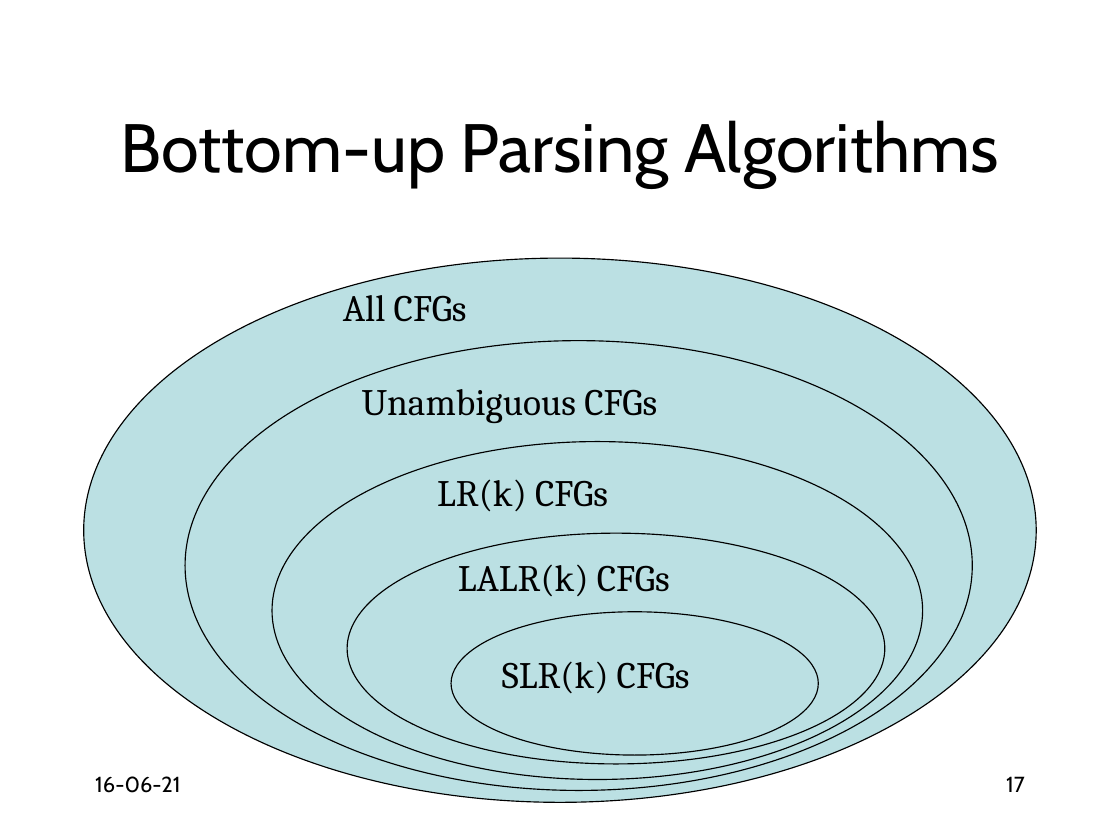
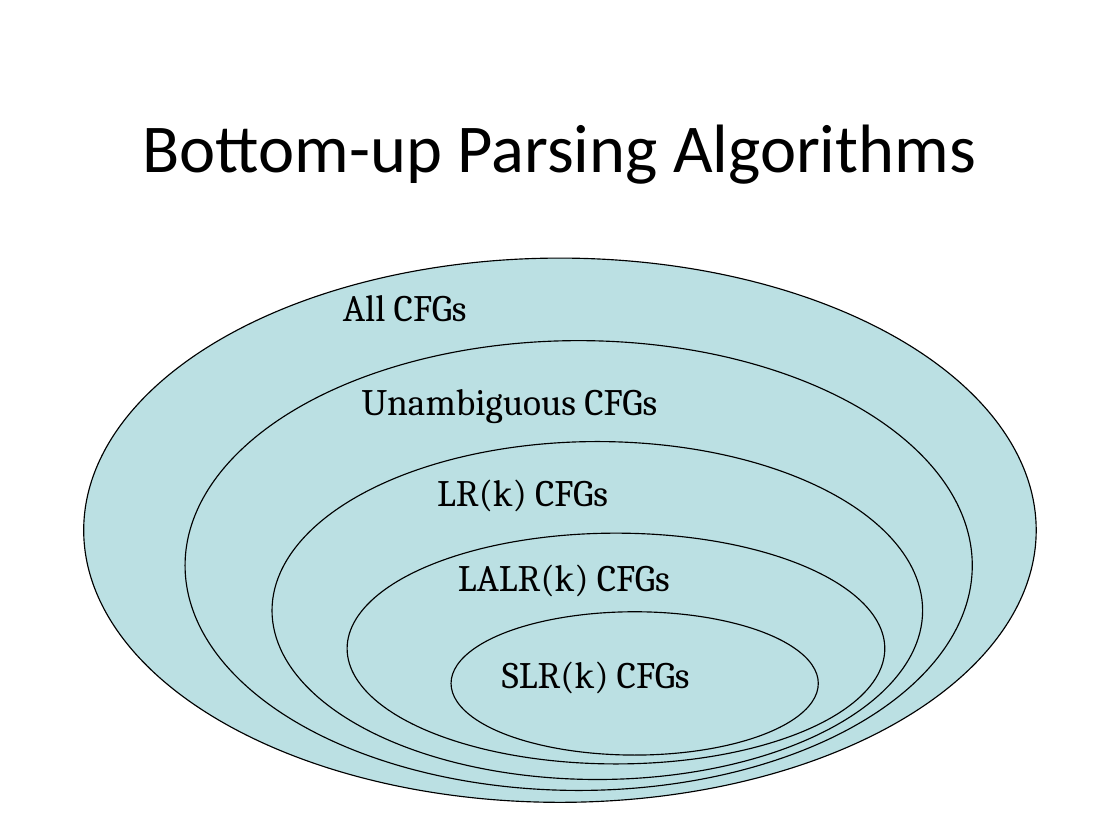
Before and after one commit to anoopsarkar/compilers-class, a slide deck: slide 17 of assets/ppt/parsing/lr1-shift-reduce-parsing.pptx. Drawn at 1120x840 pixels with LibreOffice and Linux fonts; fonts in the diff are those of the drawing. Boxes give left, top, right and bottom in pixels: in the first picture for what was removed or moved away, otherwise in the second. Text is boxed around its words. In the diff, an @@ line names an element or a change of style, - is before the commit and + after.

```diff
--- a/assets/ppt/parsing/lr1-shift-reduce-parsing.pptx
+++ b/assets/ppt/parsing/lr1-shift-reduce-parsing.pptx
@@ title "Bottom-up Parsing Algorithms" at box(143, 124, 976, 184): font Cabin to Calibri @@
@@ text removed at box(95, 776, 180, 793) @@
-16-06-21
@@ page number removed at box(1006, 776, 1025, 792) @@
-17
```
Also in this commit, not shown: 15 other slides changed, 2 other files.
